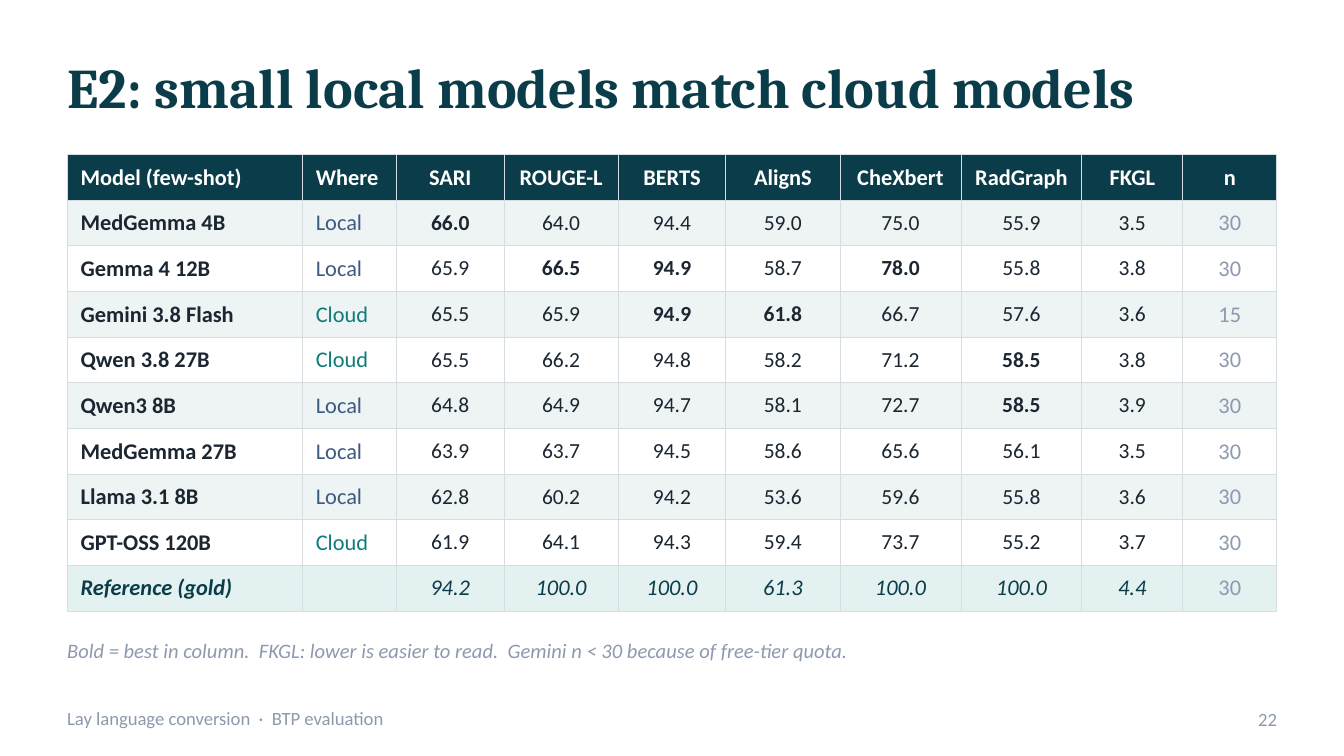
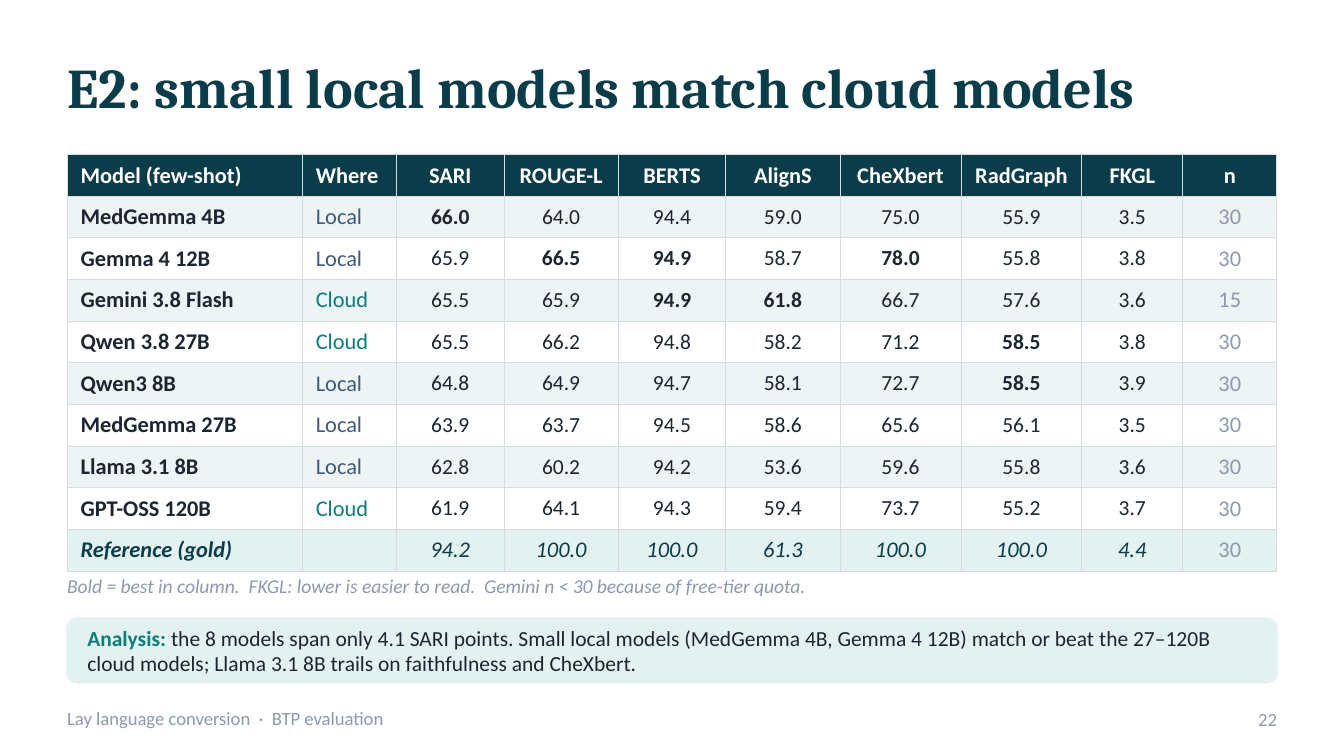
Before and after one commit to bibesgotthevibes/btp-Project, a slide deck: slide 22 of docs/BTP_Lay_Language_Conversion_Evaluation.pptx. Drawn at 1344x756 pixels with LibreOffice and Linux fonts; fonts in the diff are those of the drawing. Boxes give left, top, right and bottom in pixels: in the first picture for what was removed or moved away, otherwise in the second. Text is boxed around its words. In the diff, an @@ line names an element or a change of style, - is before the commit and + after.

```diff
--- a/docs/BTP_Lay_Language_Conversion_Evaluation.pptx
+++ b/docs/BTP_Lay_Language_Conversion_Evaluation.pptx
@@ table: place and size @@
-table at <box>67,155,1277,603</box>
+table at <box>67,155,1277,565</box>
@@ text "Bold = best in column. ...": place and size @@
-text "Bold = best in column. ..." at <box>67,644,847,661</box>
+text "Bold = best in column. ..." at <box>67,579,805,596</box>
@@ text "Bold = best in column. ..." at <box>67,579,805,596</box>: size 11 to 10.5 pt @@
@@ rounded rectangle added at <box>67,618,1277,683</box>, fill #E3F1F0, outline #E3F1F0 1 pt @@
@@ text added at <box>87,630,1210,674</box>, 11.5 pt, text #1B2631 @@
+Analysis: the 8 models span only 4.1 SARI points. Small local models (MedGemma 4B, Gemma 4 12B) match or beat the 27–120B cloud models; Llama 3.1 8B trails on faithfulness and CheXbert.
```
Also in this commit, not shown: 9 other slides changed.
